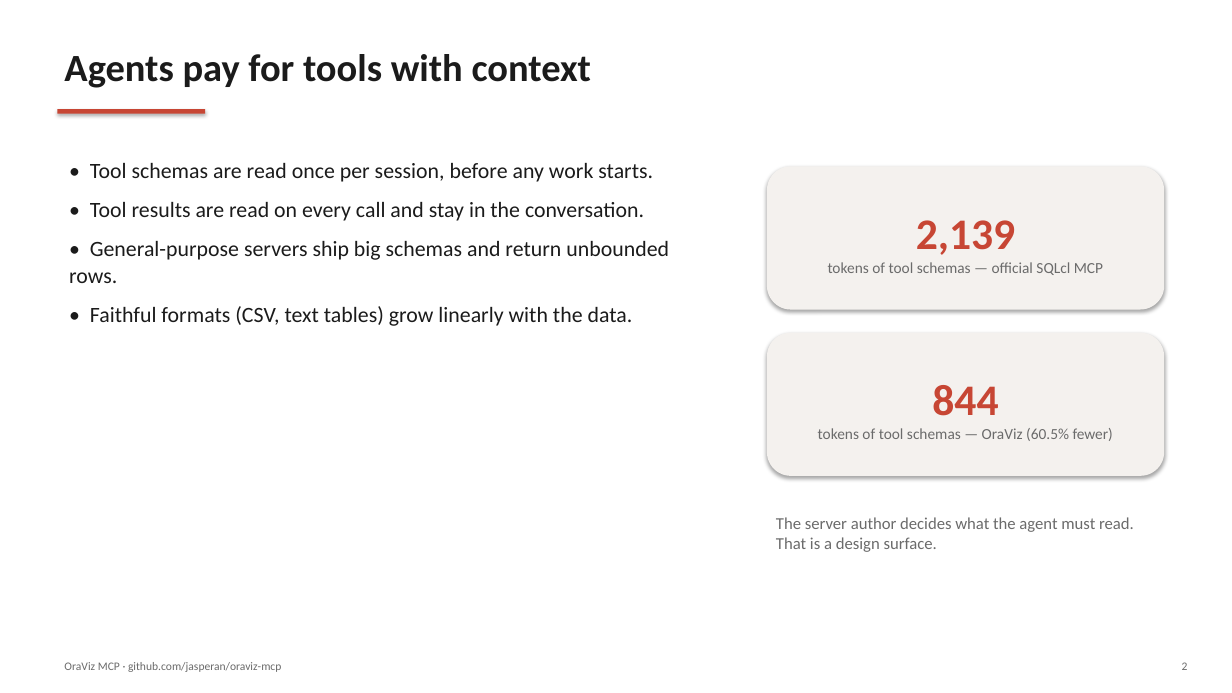
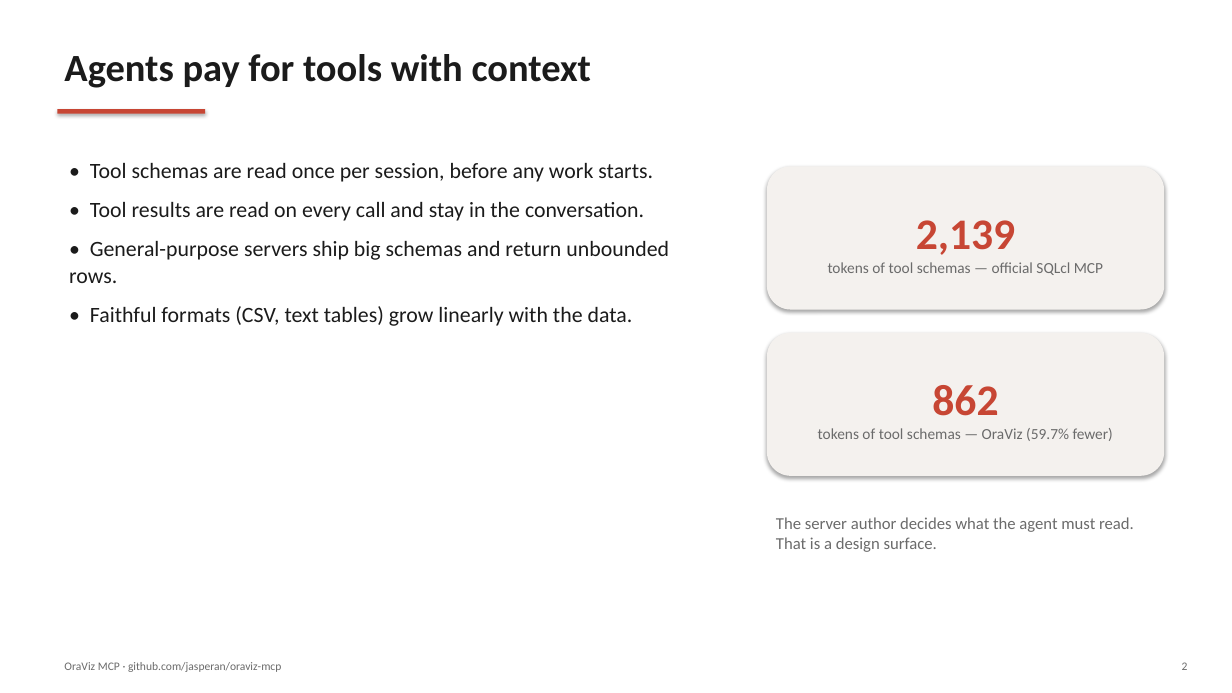
Before and after one commit to jasperan/oraviz-mcp, a slide deck: slide 2 of slides/oraviz-results-deck.pptx. Drawn at 1232x693 pixels with LibreOffice and Linux fonts; fonts in the diff are those of the drawing. Boxes give left, top, right and bottom in pixels: in the first picture for what was removed or moved away, otherwise in the second. Text is boxed around its words. In the diff, an @@ line names an element or a change of style, - is before the commit and + after.

```diff
--- a/slides/oraviz-results-deck.pptx
+++ b/slides/oraviz-results-deck.pptx
@@ text in rounded rectangle at (818, 385, 1113, 441): text changed @@
-844
-tokens of tool schemas — OraViz (60.5% fewer)
+862
+tokens of tool schemas — OraViz (59.7% fewer)
```
Also in this commit, not shown: 1 other slide changed, 29 other files.
